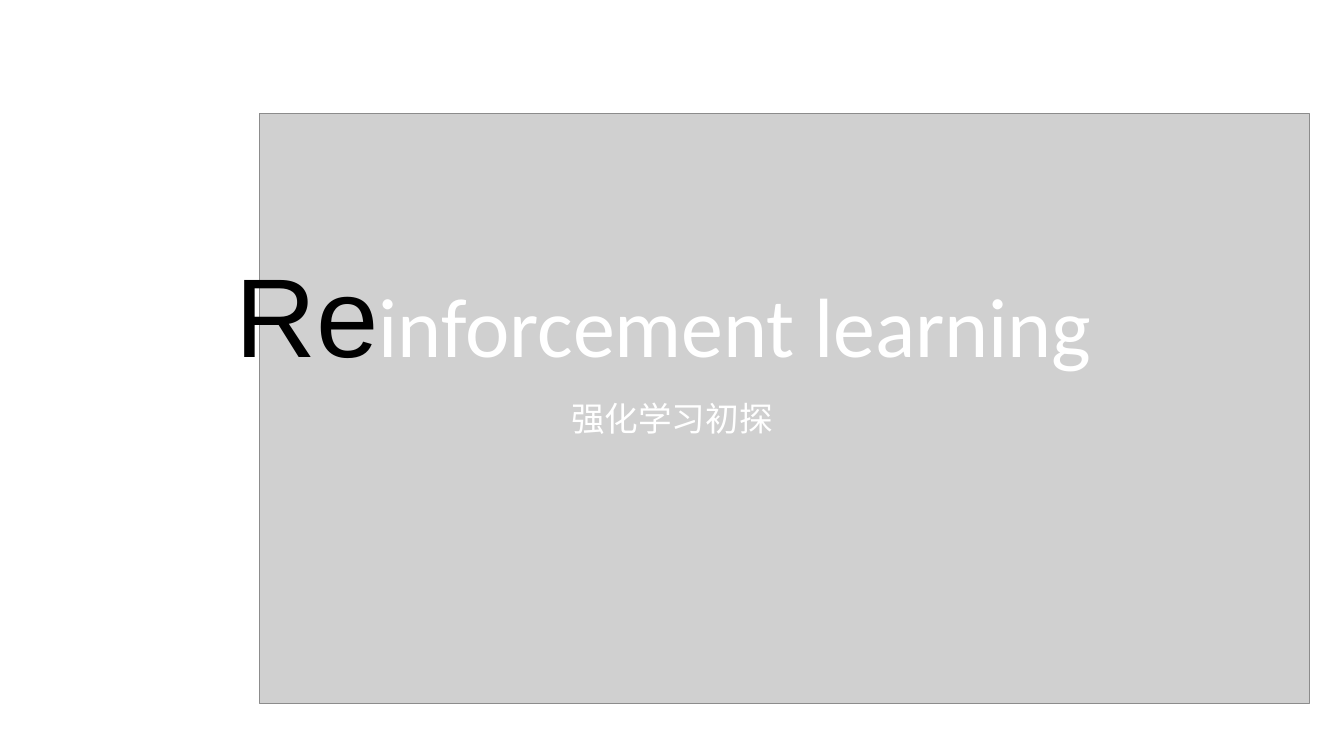
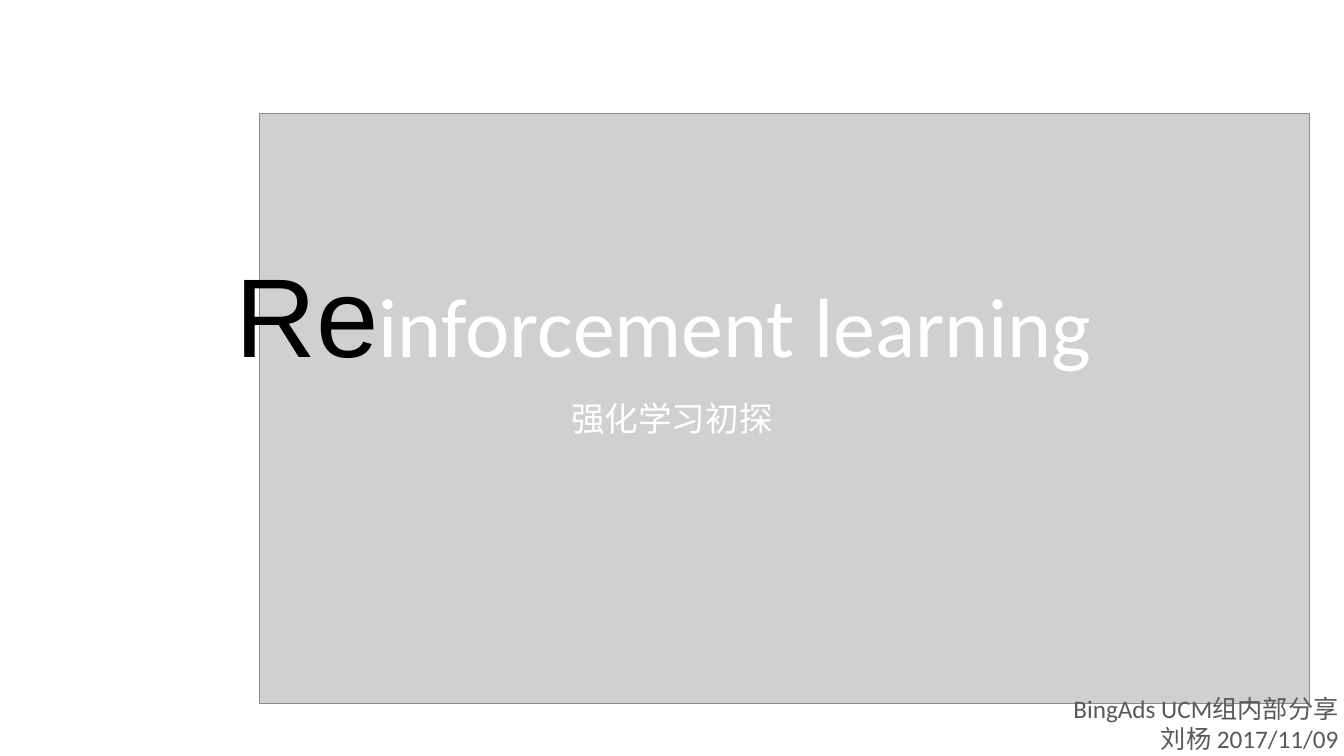
Before and after one commit to foamliu/Learning-DL, a slide deck: slide 1 of rl/RL.pptx. Drawn at 1344x756 pixels with LibreOffice and Linux fonts; fonts in the diff are those of the drawing; grey boxes stand for pictures. Boxes give left, top, right and bottom in pixels: in the first picture for what was removed or moved away, otherwise in the second. Text is boxed around its words. In the diff, an @@ line names an element or a change of style, - is before the commit and + after.

```diff
--- a/rl/RL.pptx
+++ b/rl/RL.pptx
@@ text added at [1073,698,1338,750], 18 pt, text #595959 @@
+BingAds UCM组内部分享
+刘杨 2017/11/09
```
Also in this commit, not shown: 1 other slide changed, 2 other files.
